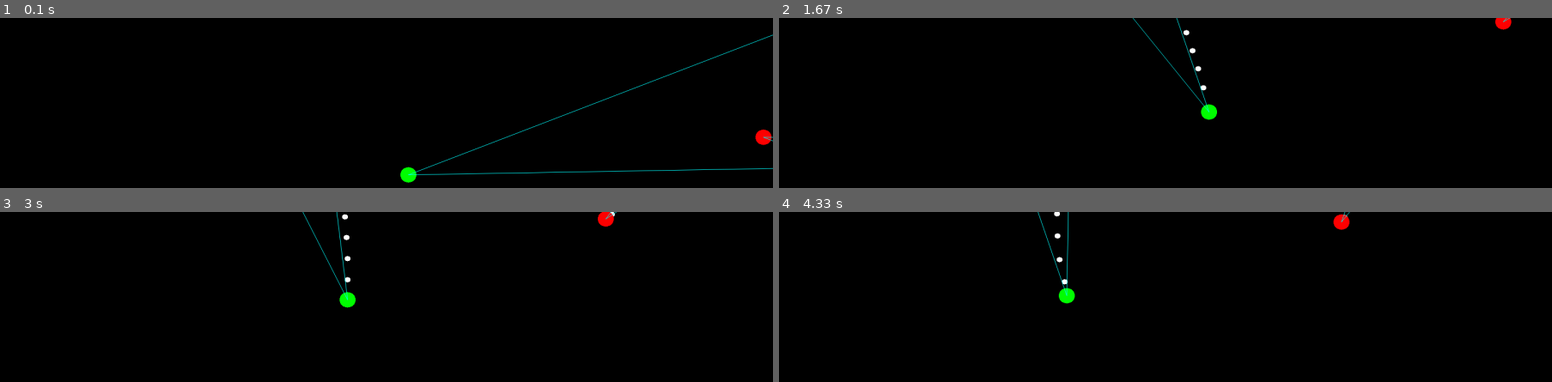
Above: before the commit, frames 1-4 (two rows, left to right).
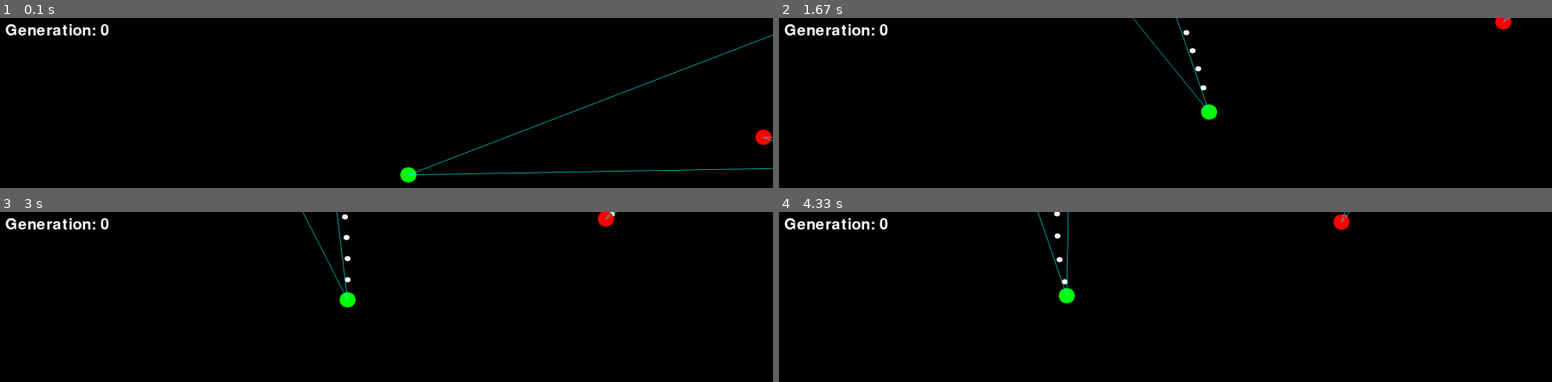
Above: after the commit, the same moments.

Repository: sattfatt/Simple-AI
Game: pygame game, started from pygame1/test.py
Two runs of this game, one before a commit and one after it. Both use one fixed random seed, a clock stepped at 60 frames per second and the inputs below.
Inputs:
- Up to frame 1 (0.1 s): no input
- Up to frame 2 (1.67 s): hold D 0.33-0.8 s; hold W 0.83-1.13 s; hold D 1.17-1.63 s
- Up to frame 3 (3 s): hold A 1.67-2.2 s; hold S 2.23-2.53 s; hold A 2.57-2.97 s
- Up to frame 4 (4.33 s): hold W 3-3.37 s; hold D 3.4-4.03 s; hold S from 4.07 s (still down)

The runs differ from the first frame. In frame 1, 0.5% of the frame differs, in the area x 0-15%, y 3-11%; in frame 2, 0.5%; in frame 3, 0.5%; in frame 4, 0.5%.

Commit message:
Added Generation counter and fixed some stuff

Diff:
--- a/pygame1/test.py
+++ b/pygame1/test.py
@@ -6,6 +6,7 @@
 
 # main
 pygame.init()
+pygame.font.init()
 pygame.display.set_caption('Animation')
 FPS = 240
 fpsClock = pygame.time.Clock()
@@ -371,12 +372,19 @@
 
 generation = 0
 
+fontObj = pygame.font.Font(pygame.font.get_default_font(), 30)
+textSurf = fontObj.render('Generation: '+str(generation), True, WHITE)
+textRect = textSurf.get_rect()
+textRect.topleft = (10,10)
 while True:
+    DISPLAYSURF.fill(BLACK)
+    DISPLAYSURF.blit(textSurf,textRect)
     iteration += 1
 
     if iteration >= MAXITERATIONS or len(entities) < 2:
         iteration = 0
         popindex += 1
+
         if popindex == 10:
             print('all nets in population tested!')
             popindex = 0
@@ -384,10 +392,14 @@
             NNlist1 = newGen(NNlist1)
             NNlist2 = newGen(NNlist2)
             generation += 1
+            textSurf = fontObj.render('Generation: ' + str(generation), True, WHITE)
+            print('respawning entities...', end='')
+            joe = Entity((np.random.randint(1, MAXDISPX - 1), np.random.randint(1, MAXDISPY - 1)), 0, 15, GREEN,
+                         DISPLAYSURF, 'joe')
+            bob = Entity((np.random.randint(1, MAXDISPX - 1), np.random.randint(1, MAXDISPY - 1)), 0, 15, RED,
+                         DISPLAYSURF, 'bob')
             print('done!')
             continue
-
-
 
         # set the score for the NNs
         for idx, net in enumerate(nets):
@@ -396,8 +408,8 @@
             try:
                 net.score = entities[idx].damagedealt
             except(IndexError):
-                # this means entity died, failure!
-                net.score = 0
+                # this means entity died, failure!(set as negative in case of zero tie)
+                net.score = -1
             print(net.score)
 
         print('Need to advance in Population')
@@ -415,7 +427,7 @@
 
 
 
-    DISPLAYSURF.fill(BLACK)
+
     # movement
     keys = pygame.key.get_pressed()
     if keys[K_a]:
